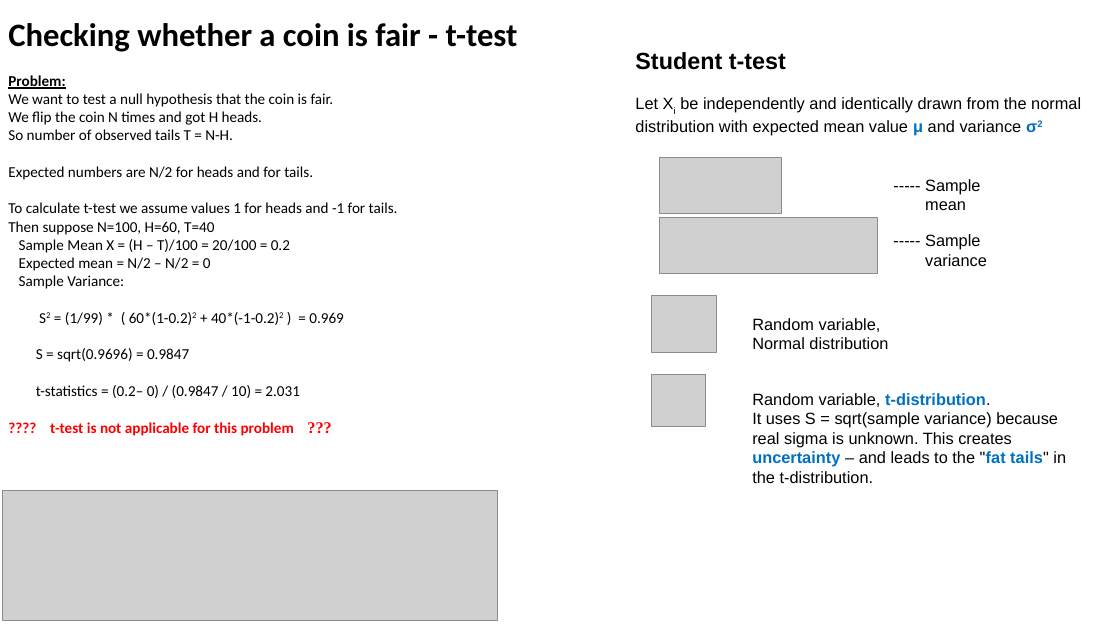
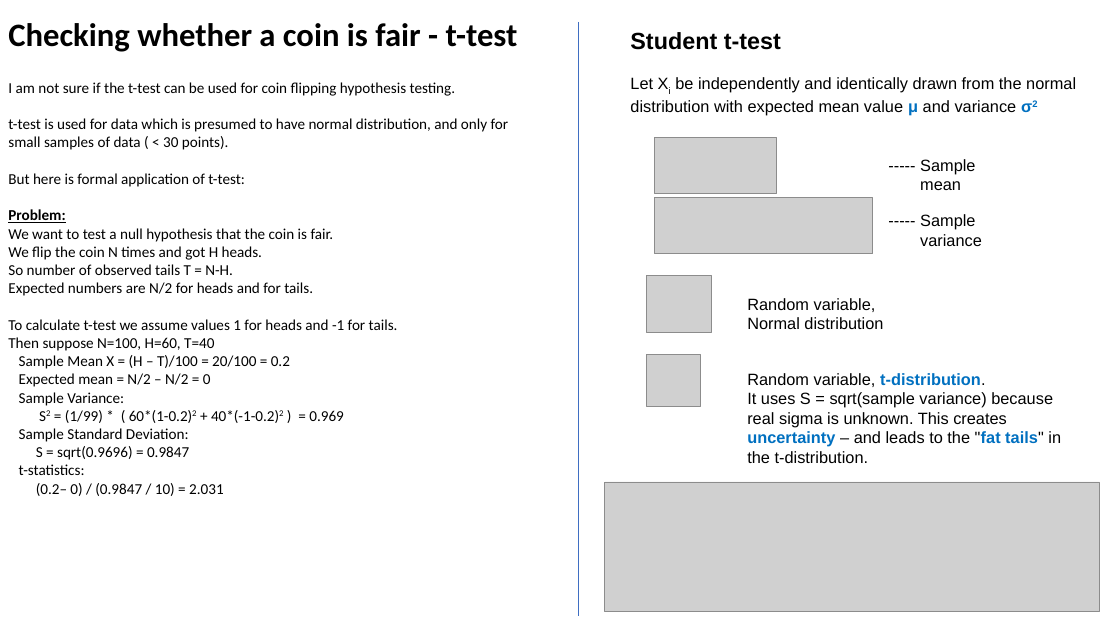
Before and after one commit to lselector/ml_ai_doc, a slide deck: slide 6 of statistics_05_hypothesis_testing_p_val.pptx (slide 5 before the commit). Drawn at 1120x630 pixels with LibreOffice and Linux fonts; fonts in the diff are those of the drawing; grey boxes stand for pictures. Boxes give left, top, right and bottom in pixels: in the first picture for what was removed or moved away, otherwise in the second. Text is boxed around its words. In the diff, an @@ line names an element or a change of style, - is before the commit and + after.

```diff
--- a/statistics_05_hypothesis_testing_p_val.pptx
+++ b/statistics_05_hypothesis_testing_p_val.pptx
@@ text at bbox=[8, 23, 518, 223]: text changed; size 28 to 13 pt; bold off @@
-Checking whether a coin is fair - t-test
-Problem:
+Checking whether a coin is fair - t-test
+I am not sure if the t-test can be used for coin flipping hypothesis testing.
+t-test is used for data which is presumed to have normal distribution, and only for small samples of data ( < 30 points).
+But here is formal application of t-test:
+Problem:
@@ line added from (578, 22) to (578, 616), #3F6FC3 0.75 pt @@
@@ 5 texts, 4 pictures: place and size @@
-5 texts, 4 pictures at bbox=[635, 52, 1081, 483]
+5 texts, 4 pictures at bbox=[630, 32, 1076, 463]
@@ text at bbox=[19, 428, 189, 442]: paragraph added @@
+Sample Standard Deviation:
@@ text at bbox=[19, 464, 224, 496]: text changed; text colour #FF0000 to #000000; bold off @@
-t-statistics = (0.2– 0) / (0.9847 / 10) = 2.031
-???? t-test is not applicable for this problem ???
+t-statistics:
+(0.2– 0) / (0.9847 / 10) = 2.031
@@ picture: place and size @@
-picture at bbox=[3, 491, 497, 620]
+picture at bbox=[605, 482, 1100, 612]
```
Also in this commit, not shown: 2 other slides changed, 1 slide added.
